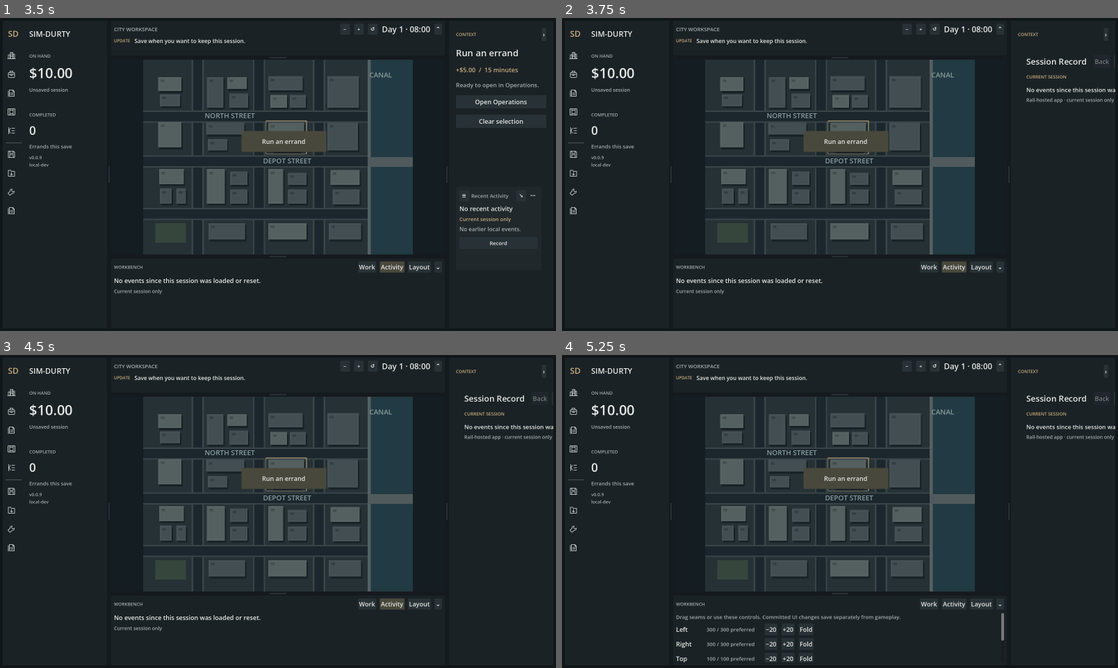
Above: before the commit, frames 1-4 (two rows, left to right).
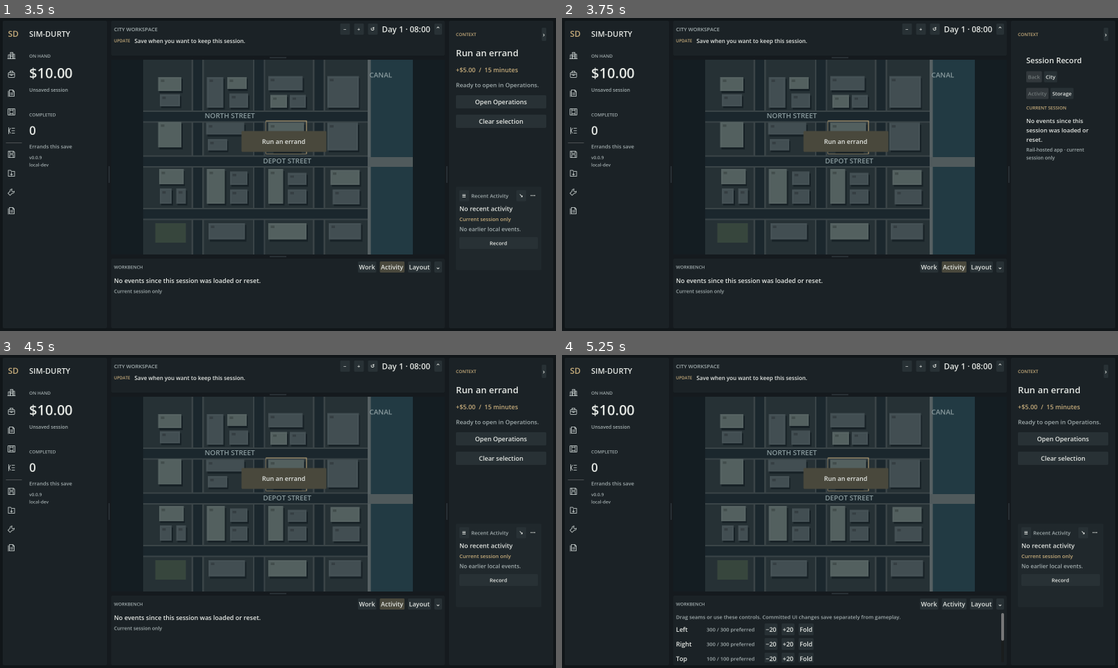
Above: after the commit, the same moments.

Repository: hobokingyt-sketch/SIM-DURTY
Game: Godot game, scene res://game/app/main.tscn
The game is run twice, just before and just after one commit, with the same random seed, the same clock (stepped at 60 frames per second) and the same inputs.
Inputs (mouse positions are in pixels of both pictures, inside the frame that each line leads up to):
- Up to frame 1 (3.5 s): click "Activity" at 0.5 s; click (11, 55) at 1.27 s; click (11, 74) at 2 s; click "City" at 2.75 s
- Up to frame 2 (3.75 s): click (573, 93) at 3.52 s
- Up to frame 3 (4.5 s): click (489, 414) at 4.25 s, where only the run after the commit has a clickable "City"
- Up to frame 4 (5.25 s): click (573, 448) at 5.02 s

Frame 1 is identical in both runs. In frame 2, 0.9% of the frame differs, in the area x 83-100%, y 12-46%; in frame 3, 1.2%, in the area x 82-100%, y 10-73%; in frame 4, 1.2%.

Commit message:
Fix right-rail app reflow and visual bounds coverage

Diff:
--- a/game/devtools/app_probe.gd
+++ b/game/devtools/app_probe.gd
@@ -17,12 +17,24 @@
 	_check(view.ui_snapshot()["active_app"] == "record" and view.city.visible, "widget opens rail Session Record")
 	view.record_storage_tab.pressed.emit(); view.city_button.pressed.emit(); view.record_app_button.pressed.emit(); _check(view.ui_snapshot()["active_view"] == "storage", "rail app resumes view")
 	_check(session.checkpoint() == initial, "navigation consumes no simulation state")
-	if mode == "operations": view.city_button.pressed.emit(); view.operations_button.pressed.emit()
-	elif mode == "record": view.city_button.pressed.emit(); view.record_app_button.pressed.emit()
+	if mode == "operations":
+		view.city_button.pressed.emit()
+		view.operations_button.pressed.emit()
+		view.operations_work_tab.pressed.emit()
+	elif mode == "record":
+		view.city_button.pressed.emit()
+		view.record_app_button.pressed.emit()
+		view.record_activity_tab.pressed.emit()
 	await _frames()
 	if mode != "verify":
 		if DisplayServer.get_name() == "headless": _fail("capture requires graphical display")
 		else:
+			var surface: Control = view.center_app_surface if mode == "operations" else view.right_app_surface
+			var surface_bounds: Rect2 = surface.get_global_rect().grow(1.0)
+			var controls: Array[Control] = [view.operations_work_tab, view.operations_record_tab] if mode == "operations" else [view.record_activity_tab, view.record_storage_tab, view.right_back_buttons[0], view.right_back_buttons[1]]
+			for control: Control in controls:
+				if control.is_visible_in_tree():
+					_check(surface_bounds.encloses(control.get_global_rect()), "visible app chrome stays inside its owning surface")
 			await RenderingServer.frame_post_draw
 			var path: String = OS.get_environment("SIM_DURTY_CAPTURE_PATH")
 			_check(not path.is_empty() and app.get_viewport().get_texture().get_image().save_png(path) == OK, "real app capture written")
--- a/game/ui/os/criminal_os_shell.gd
+++ b/game/ui/os/criminal_os_shell.gd
@@ -334,12 +334,16 @@
 func _build_right_record_views() -> void:
 	var activity_view: MarginContainer = MarginContainer.new()
 	var activity_stack: VBoxContainer = _app_inset(activity_view, 12)
-	var activity_header: HBoxContainer = _app_header(activity_stack, "Session Record")
-	var activity_back: Button = OsTokens.button(activity_header, "Back", func() -> void: _model.back())
+	OsTokens.label(activity_stack, "Session Record", 22)
+	var activity_nav: HBoxContainer = OsTokens.row(activity_stack, 6)
+	var activity_back: Button = OsTokens.button(activity_nav, "Back", func() -> void: _model.back())
+	var activity_city: Button = OsTokens.button(activity_nav, "City", func() -> void: _model.return_to_city())
 	right_back_buttons.append(activity_back)
-	OsTokens.button(activity_header, "City", func() -> void: _model.return_to_city())
-	record_activity_tab = OsTokens.button(activity_header, "Activity", func() -> void: _model.navigate_view("activity"))
-	record_storage_tab = OsTokens.button(activity_header, "Storage", func() -> void: _model.navigate_view("storage"))
+	var activity_tabs: HBoxContainer = OsTokens.row(activity_stack, 6)
+	record_activity_tab = OsTokens.button(activity_tabs, "Activity", func() -> void: _model.navigate_view("activity"))
+	record_storage_tab = OsTokens.button(activity_tabs, "Storage", func() -> void: _model.navigate_view("storage"))
+	for button: Button in [activity_back, activity_city, record_activity_tab, record_storage_tab]:
+		WidgetView._small_button(button)
 	OsTokens.label(activity_stack, "CURRENT SESSION", 13, OsTokens.ACCENT)
 	var activity_scroll: ScrollContainer = _scroll(activity_stack)
 	var activity_content: VBoxContainer = OsTokens.column(activity_scroll, 8)
@@ -349,12 +353,16 @@
 	right_app_surface.register_view("activity", activity_view)
 	var storage_view: MarginContainer = MarginContainer.new()
 	var storage_stack: VBoxContainer = _app_inset(storage_view, 12)
-	var storage_header: HBoxContainer = _app_header(storage_stack, "Session Record")
-	var storage_back: Button = OsTokens.button(storage_header, "Back", func() -> void: _model.back())
+	OsTokens.label(storage_stack, "Session Record", 22)
+	var storage_nav: HBoxContainer = OsTokens.row(storage_stack, 6)
+	var storage_back: Button = OsTokens.button(storage_nav, "Back", func() -> void: _model.back())
+	var storage_city: Button = OsTokens.button(storage_nav, "City", func() -> void: _model.return_to_city())
 	right_back_buttons.append(storage_back)
-	OsTokens.button(storage_header, "City", func() -> void: _model.return_to_city())
-	OsTokens.button(storage_header, "Activity", func() -> void: _model.navigate_view("activity"))
-	OsTokens.button(storage_header, "Storage", func() -> void: _model.navigate_view("storage"))
+	var storage_tabs: HBoxContainer = OsTokens.row(storage_stack, 6)
+	var storage_activity: Button = OsTokens.button(storage_tabs, "Activity", func() -> void: _model.navigate_view("activity"))
+	var storage_storage: Button = OsTokens.button(storage_tabs, "Storage", func() -> void: _model.navigate_view("storage"))
+	for button: Button in [storage_back, storage_city, storage_activity, storage_storage]:
+		WidgetView._small_button(button)
 	OsTokens.label(storage_stack, "SAVE SLOT", 13, OsTokens.ACCENT)
 	_rail_storage_label = OsTokens.wrapped(storage_stack, "No saved slot yet.", 17, OsTokens.TEXT)
 	OsTokens.wrapped(storage_stack, "Read-only inspection here. Saving and recovery stay explicit.", 14)
